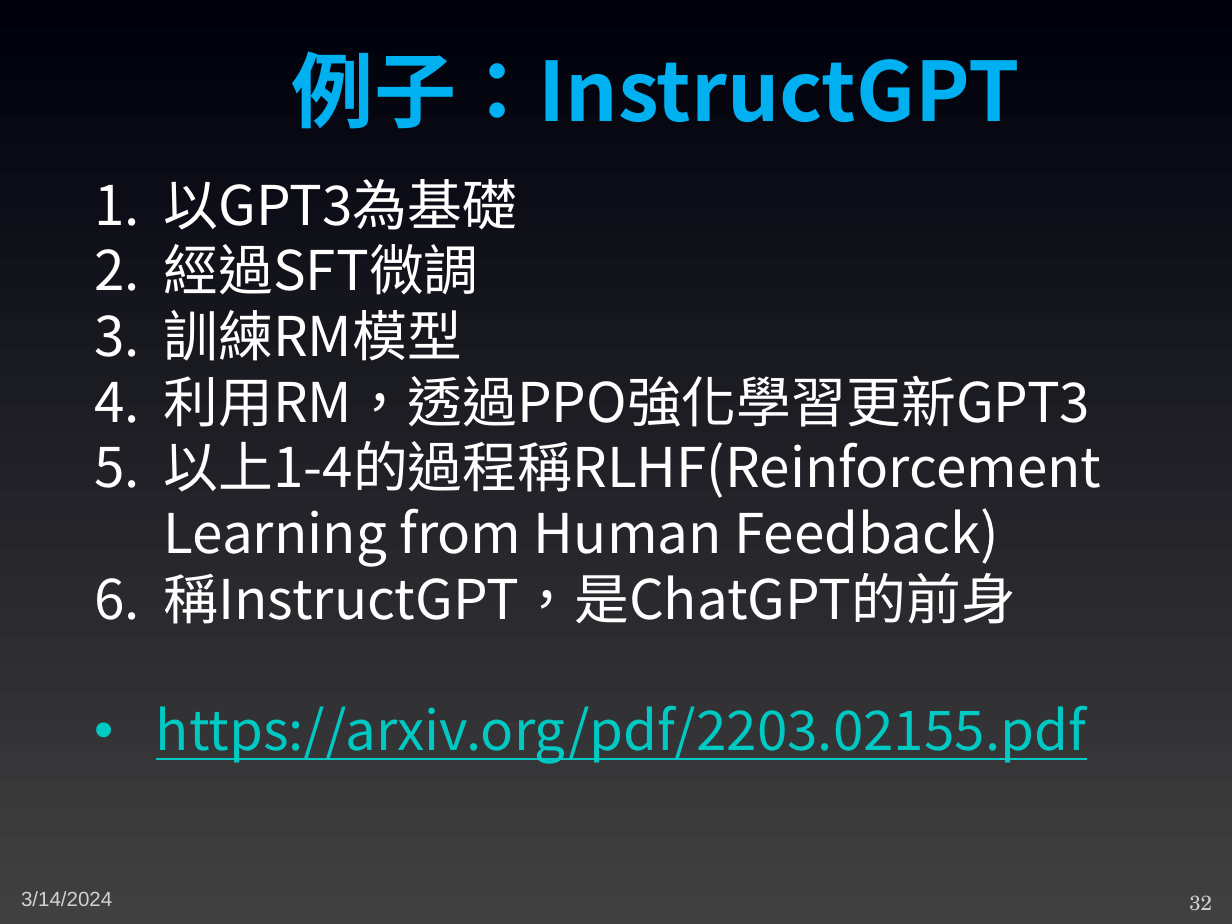
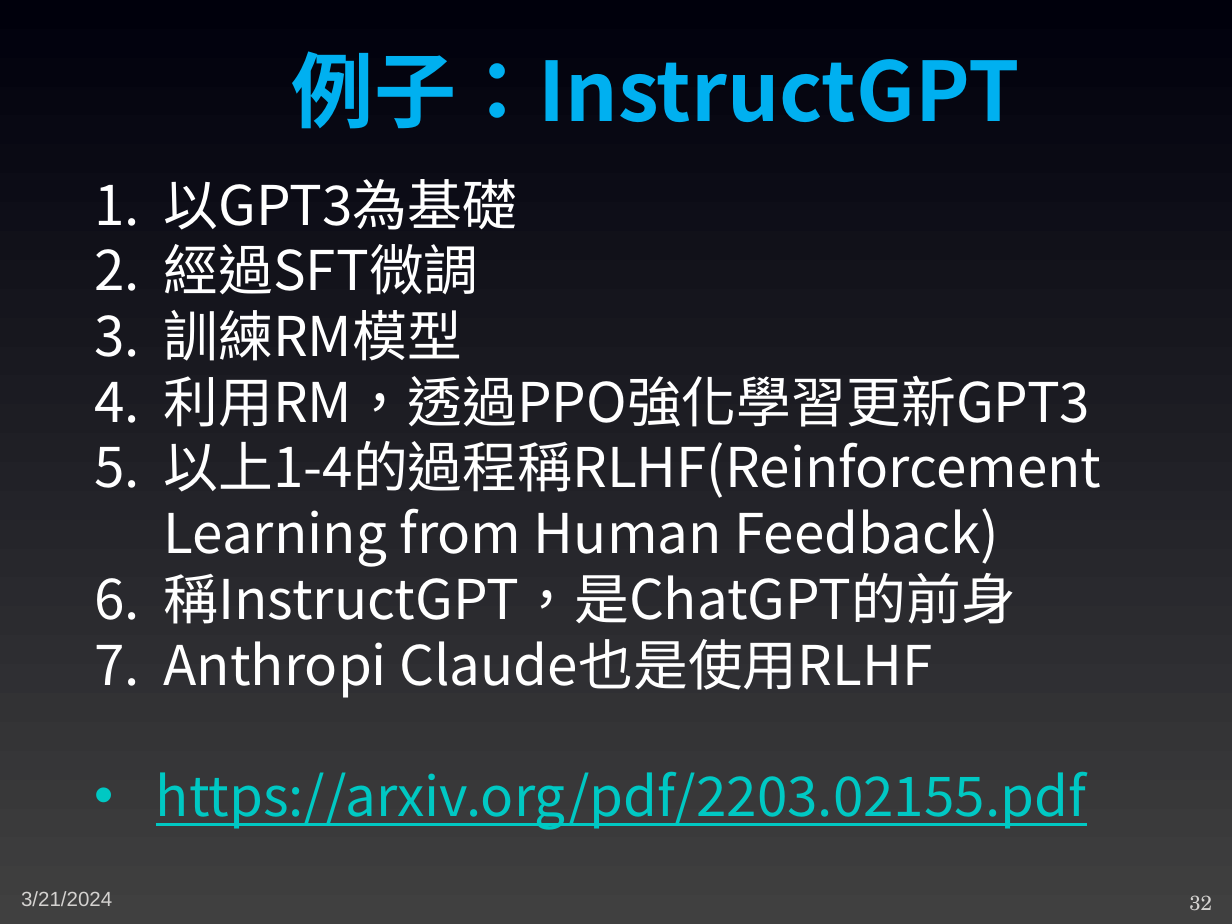
Before and after one commit to joshhu/mustllm2024, a slide deck: slide 32 of Slides/Week01/16：進入RLHF階段.pptx. Drawn at 1232x924 pixels with LibreOffice and Linux fonts; fonts in the diff are those of the drawing. Boxes give left, top, right and bottom in pixels: in the first picture for what was removed or moved away, otherwise in the second. Text is boxed around its words. In the diff, an @@ line names an element or a change of style, - is before the commit and + after.

```diff
--- a/Slides/Week01/16：進入RLHF階段.pptx
+++ b/Slides/Week01/16：進入RLHF階段.pptx
@@ text at <box>164,639,932,698</box>: paragraph added @@
+7. Anthropi Claude也是使用RLHF
@@ text at <box>21,891,112,906</box>: text changed @@
-3/14/2024
+3/21/2024
```
Also in this commit, not shown: 29 other slides changed, 14 other files.
